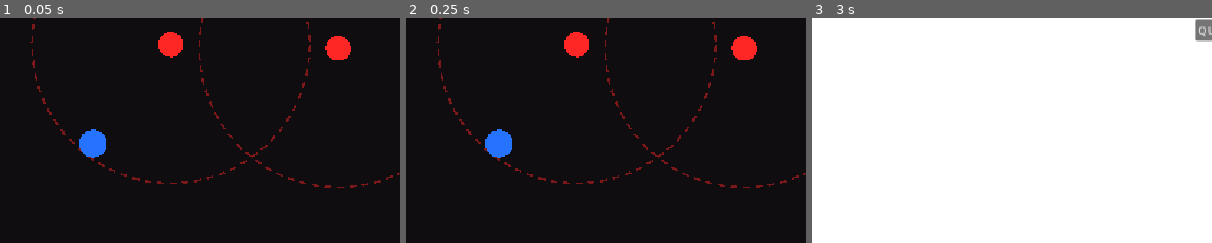
Above: before the commit, frames 1-3 (left to right).
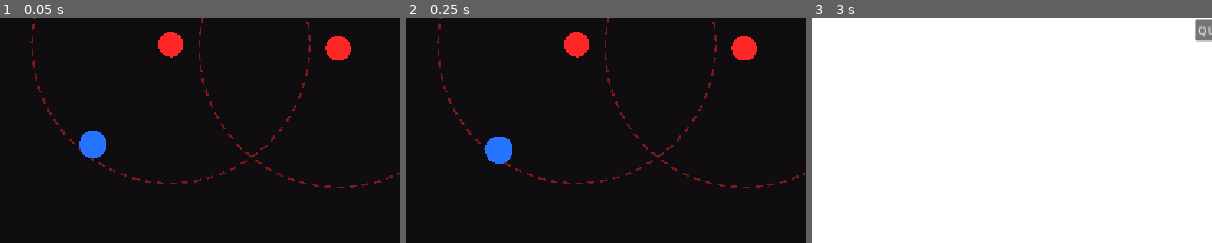
Above: after the commit, the same moments.

Repository: e-neuf/summer-summit-game-jam
Game: Godot game, scene res://levels/Level0.tscn
Two runs of this game, one before a commit and one after it. Both use one fixed random seed, a clock stepped at 60 frames per second and the inputs below. The engine's default icon, where the game draws it, is replaced by a stand-in: a white triangle on a blue panel in a dark square.
Inputs:
- Up to frame 1 (0.05 s): no input
- Up to frame 2 (0.25 s): no input
- Up to frame 3 (3 s): click "RESTART" at 0.5 s; click "RESTART" at 1.25 s; click "RESTART" at 2 s; click "MAIN MENU" at 2.75 s
The pictures show only the part of the screen within x 0-50%, y 50-100%; the shares and areas given below are measured in that part.

The runs differ from the first frame. In frame 1, less than 0.1% of the frame differs, in the area x 19-27%, y 49-63%; in frame 2, 0.4%, in the area x 19-27%, y 49-65%; in frame 3, nothing differs.

Commit message:
adjust gravity + jumping + attract/repel

Diff:
--- a/scripts/Global.gd
+++ b/scripts/Global.gd
@@ -7,4 +7,4 @@
 var MC_magnets_in_range: Array = []
 var Main_character = null
 var Current_Attraction = null
-var gravity=20
+var Gravity = 12
--- a/scripts/main_character.gd
+++ b/scripts/main_character.gd
@@ -5,13 +5,12 @@
 const ACCEL := 950.0 #how fast horizontal speed goes up and down
 const DECCELERATION_RATE := 0.06
 const MAX_SPEED := 230.0
-const HOMING_SPEED := 260.0 #top speed while being pulled toward an attracting magnet
+const HOMING_SPEED := 280.0 #top speed while being pulled toward an attracting magnet
 const HOMING_RESPONSE := 0.12 #how quickly velocity blends towards the pull (lower makes it floatier and higher would make it snappier)
 const HOMING_LEAD := 70.0
-const REPEL_SPEED := 260.0 #symmetric with HOMING_SPEED by default; tune independently if repel should feel different
+const REPEL_SPEED := 280.0 #symmetric with HOMING_SPEED by default; tune independently if repel should feel different
 const FLIP_COOLDOWN := 0.35
 const PASSED_MARGIN := 20.0 #how far past a POST/GOAL magnet (in +x) before it stops being homed to
-const JUMP_FORCE:=10
 
 const POSITIVE_COLOR := Color(0.15, 0.45, 1.0)
 const NEGATIVE_COLOR := Color(1.0, 0.15, 0.15)
@@ -73,6 +72,9 @@
 		_update_visual()
 		polarity_flip.emit(polarity)
 
+	#if Input.is_action_just_pressed("jump") and is_on_floor():
+		#velocity.y=-JUMP_FORCE
+
 	# Order of arguments: Negative X, Positive X, Negative Y, Positive Y
 	var input_dir = Input.get_vector("move_left", "move_right", "move_up", "move_down")
 
@@ -80,6 +82,7 @@
 
 	var nearest = null
 	var nearest_dist = INF
+	var being_repelled = false
 	# program that if they are all in range, and they repell you, otherwise you can click on them to attract to them.
 	for mag in Global.MC_magnets_in_range:
 		if not is_instance_valid(mag):
@@ -87,30 +90,28 @@
 		else:
 			if (mag.polarity == polarity):
 				print("Being repelled by %s" % mag.name)
+				being_repelled = true
 				var direction = mag.global_position.direction_to(global_position) if input_dir.is_zero_approx() else input_dir
 				target_velocity += direction * REPEL_SPEED
 
 	if (Global.Current_Attraction != null):
 		print("Being attracted by %s" % Global.Current_Attraction.name)
-		var distance = global_position.distance_to(Global.Current_Attraction.global_position)
-		# If close enough to the center of the magnet or out of the magnet's range, stop attraction
-		if (distance < 0.1 || Global.MC_magnets_in_range.rfind(Global.Current_Attraction) == -1):
+		# If the player is no longer in range of the magnet, stop attraction
+		if (Global.MC_magnets_in_range.rfind(Global.Current_Attraction) == -1):
 			print("No longer attracted to it")
 			Global.Current_Attraction = null
-			target_velocity = Vector2.ZERO
-			velocity = Vector2.ZERO
 		else:
 			var direction = global_position.direction_to(Global.Current_Attraction.global_position)
 			target_velocity += direction * HOMING_SPEED
-			velocity.x = move_toward(velocity.x, 0.0, ACCEL * delta)
-		if not is_on_floor():
-			velocity.y += Global.gravity
-			if velocity.y>1000:
-				velocity.y=1000
-		if Input.is_action_just_pressed("jump") and is_on_floor():
-			velocity.y=-JUMP_FORCE
 
 	velocity = velocity.lerp(target_velocity, HOMING_RESPONSE if target_velocity != Vector2.ZERO else DECCELERATION_RATE)
+
+	if (not is_on_floor() && !being_repelled):
+		velocity.y += Global.Gravity
+		if velocity.y > 1000:
+			velocity.y = 1000
+	elif Input.is_action_just_pressed("jump"):
+		velocity.y += JUMP_VELOCITY
 
 	move_and_slide()
 
